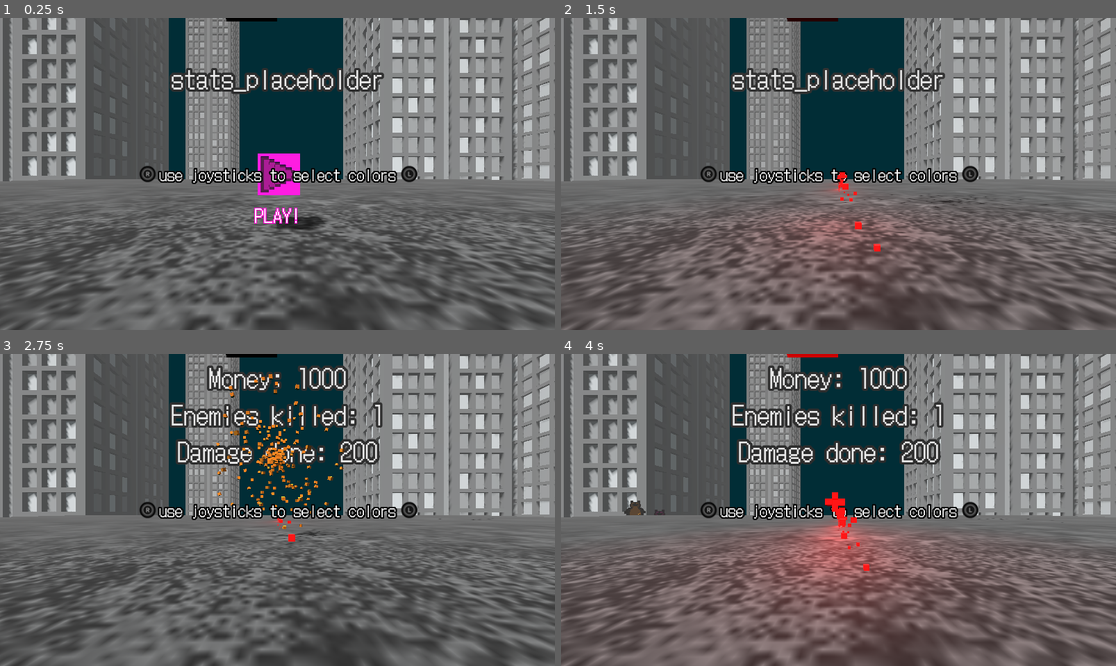
Above: before the commit, frames 1-4 (two rows, left to right).
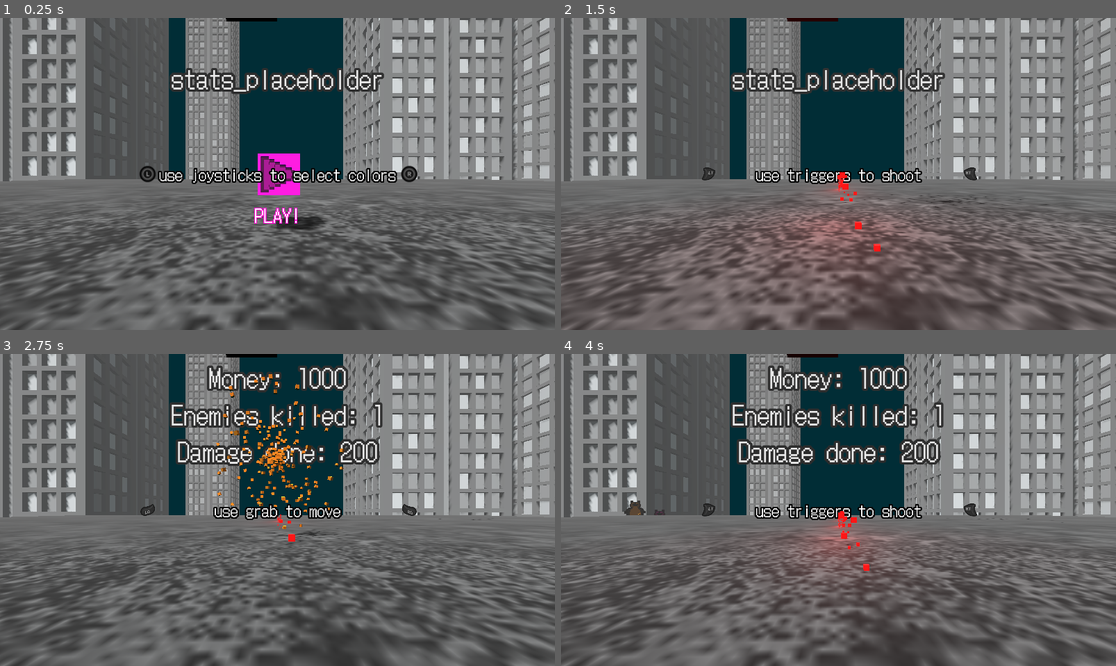
Above: after the commit, the same moments.

Repository: Majsek/Project_BC
Game: Godot game, scene res://scenes/world.tscn
Two runs of this game, one before a commit and one after it. Both use one fixed random seed, a clock stepped at 60 frames per second and the inputs below.
Inputs:
- Up to frame 1 (0.25 s): no input
- Up to frame 2 (1.5 s): tap Enter (ui_accept) at 0.5, 0.6, 0.77, 1.07, 1.35 s; hold Right (ui_right) 0.53-1.28 s; hold Down (ui_down) from 1.28 s (still down)
- Up to frame 3 (2.75 s): tap Enter (ui_accept) at 1.52, 1.82, 2.1 s; release Down (ui_down) at 2.03 s; hold Right (ui_right) from 2.03 s (still down)
- Up to frame 4 (4 s): release Right (ui_right) at 2.78 s; hold Up (ui_up) 2.78-3.53 s; tap Enter (ui_accept) at 2.85, 3.02, 3.32, 3.6, 3.77 s; hold Left (ui_left) from 3.53 s (still down)

The runs differ from the first frame. In frame 1, less than 0.1% of the frame differs, in the area x 26-75%, y 49-51%; in frame 2, 1.4%; in frame 3, 1.4%; in frame 4, 6.7%, in the area x 25-76%, y 0-84%.

Commit message:
fixing bugs, tutorial enhanced

Diff:
--- a/scenes/player.tscn
+++ b/scenes/player.tscn
@@ -1,8 +1,9 @@
-[gd_scene load_steps=22 format=3 uid="uid://c3donwdgn1s38"]
+[gd_scene load_steps=23 format=3 uid="uid://c3donwdgn1s38"]
 
 [ext_resource type="Script" path="res://scripts/player.gd" id="1_87gty"]
 [ext_resource type="Script" path="res://scripts/right_hand.gd" id="2_5nyhh"]
 [ext_resource type="FontFile" uid="uid://xgy32fq5inad" path="res://DotGothic16-Regular.ttf" id="2_a336u"]
+[ext_resource type="Script" path="res://scenes/tutorial.gd" id="3_tal38"]
 [ext_resource type="Texture2D" uid="uid://biw4o68c30nvl" path="res://vr_prompts/Oculus/Oculus_Right_Stick.png" id="3_xt6ms"]
 [ext_resource type="Texture2D" uid="uid://ciqoolac1kv0c" path="res://vr_prompts/Oculus/Oculus_Left_Stick.png" id="4_hnhks"]
 [ext_resource type="Script" path="res://scripts/left_hand.gd" id="4_m5svs"]
@@ -88,19 +89,20 @@
 
 [node name="XRCamera3D" type="XRCamera3D" parent="XROrigin3D"]
 
-[node name="Label3D" type="Label3D" parent="XROrigin3D/XRCamera3D"]
+[node name="tutorial" type="Label3D" parent="XROrigin3D/XRCamera3D"]
 transform = Transform3D(0.745, 0, 0, 0, 0.745, 0, 0, 0, 0.745, 0, 0, -1.22682)
 pixel_size = 0.002
 text = "use joysticks to select colors"
 font = ExtResource("2_a336u")
 font_size = 64
 outline_size = 24
+script = ExtResource("3_tal38")
 
-[node name="Sprite3D" type="Sprite3D" parent="XROrigin3D/XRCamera3D/Label3D"]
+[node name="Sprite3D" type="Sprite3D" parent="XROrigin3D/XRCamera3D/tutorial"]
 transform = Transform3D(0.145, 0, 0, 0, 0.145, 0, 0, 0, 0.145, -1.05208, 0, 0)
 texture = ExtResource("3_xt6ms")
 
-[node name="Sprite3D2" type="Sprite3D" parent="XROrigin3D/XRCamera3D/Label3D"]
+[node name="Sprite3D2" type="Sprite3D" parent="XROrigin3D/XRCamera3D/tutorial"]
 transform = Transform3D(0.145, 0, 0, 0, 0.145, 0, 0, 0, 0.145, 1.06778, 0, 0)
 texture = ExtResource("4_hnhks")
 
--- /dev/null
+++ b/scenes/tutorial.gd
@@ -0,0 +1,29 @@
+extends Label3D
+
+var tutorial_ : int = 0:
+	set(value):
+		tutorial_ = value
+		redraw()
+
+func _ready():
+	redraw()
+
+func redraw():
+	print("Tut")
+	print(tutorial_)
+	match tutorial_:
+		0:
+			self.visible = true
+			text = "use joysticks to select colors"
+			$Sprite3D.texture = preload("res://vr_prompts/Oculus/Oculus_Left_Stick.png")
+			$Sprite3D2.texture = preload("res://vr_prompts/Oculus/Oculus_Right_Stick.png")
+		1:
+			text = "use triggers to shoot"
+			$Sprite3D.texture = preload("res://vr_prompts/Oculus/Oculus_LT.png")
+			$Sprite3D2.texture = preload("res://vr_prompts/Oculus/Oculus_RT.png")
+		2:
+			text = "use grab to move"
+			$Sprite3D.texture = preload("res://vr_prompts/Oculus/Oculus_Left_Grab.png")
+			$Sprite3D2.texture = preload("res://vr_prompts/Oculus/Oculus_Right_Grab.png")
+		_:
+			self.visible = false
--- a/scripts/hand.gd
+++ b/scripts/hand.gd
@@ -29,10 +29,18 @@
 		if is_right_hand_:
 			shoot()
 
+
 	#TEST rapid fire
 	if Input.is_action_just_pressed("ui_left") != false:
 		if is_right_hand_:
-			rapid_fire()
+			player_.tutorial_.tutorial_ -= 1
+		#if is_right_hand_:
+			#rapid_fire()
+
+	#TEST rapid fire
+	if Input.is_action_just_pressed("ui_right") != false:
+		if is_right_hand_:
+			player_.tutorial_.tutorial_ += 1
 
 	#TEST R restart
 	if Input.is_action_just_pressed("restart") != false:
@@ -41,13 +49,19 @@
 
 #INPUTS
 func _on_button_pressed(name):
+	if !self.visible:
+		return
 	match name:
 		"trigger_click":
 			shoot()
+			if player_.tutorial_.tutorial_ == 1:
+				player_.tutorial_.tutorial_ = 2
 
 		"grip_click":
 			grabbing_ = true
 			player_.check_grab()
+			if player_.tutorial_.tutorial_ == 2:
+				player_.tutorial_.tutorial_ = 3
 
 		"by_button":
 			if !is_right_hand_:
@@ -63,9 +77,8 @@
 func _on_button_released(name):
 	match name:
 		"grip_click":
-				grabbing_ = false
-				player_.check_grab()
-
+			grabbing_ = false
+			player_.check_grab()
 
 #COLOR SELECTION
 func _on_input_vector_2_changed(name, value):
@@ -94,6 +107,9 @@
 				$hue_ring/node_to_be_rotated.rotation_degrees.y = -angle_degrees
 				color_ = Color.from_hsv(mapped_value, 1.0, 1.0, 1.0)
 
+				if player_.tutorial_.tutorial_ == 0:
+						player_.tutorial_.tutorial_ = 1
+
 #SHOOT from a gun
 func shoot() -> void:
 	var projectile : Node = projectile_.instantiate()
@@ -101,9 +117,9 @@
 	var angle = get_rotation().y
 	angle += deg_to_rad(90)
 	var shoot_direction = Vector3(cos(angle), get_rotation().x, sin(angle) * -1)
-	print("ddddddddddddddddddddddddddddddd")
-	print(get_rotation().x)
-	print(rad_to_deg(get_rotation().x))
+	#print("ddddddddddddddddddddddddddddddd")
+	#print(get_rotation().x)
+	#print(rad_to_deg(get_rotation().x))
 	projectile.init(shoot_direction, get_rotation(), color_)
 	projectile.set_position(get_position()+get_parent().get_parent().get_position())
 #	projectile.set_rotation_degrees(get_rotation_degrees())
--- a/scripts/player.gd
+++ b/scripts/player.gd
@@ -9,7 +9,7 @@
 		lives_ = value
 		if lives_ > 3:
 			lives_ = 3
-		if lives_ <= 0:
+		elif lives_ <= 0:
 			death_anim()
 		else:
 			decrease_lives_anim()
@@ -18,10 +18,10 @@
 var grabbing_ : bool = false
 var first_grabbing_hand_ : XRController3D
 
-
 @onready var main_ : Node3D = $"/root/world"
 @onready var right_hand_ : XRController3D = $XROrigin3D/right_hand
 @onready var left_hand_ : XRController3D = $XROrigin3D/left_hand
+@onready var tutorial_ : Label3D = $XROrigin3D/XRCamera3D/tutorial
 
 var anim_player_ : AnimationPlayer
 
@@ -62,6 +62,11 @@
 	right_hand_.visible = false
 	left_hand_.visible = false
 
+	right_hand_.grabbing_ = false
+	left_hand_.grabbing_ = false
+
+	self.collision_layer = 0
+	self.collision_mask = 0
 	main_.stop_game()
 
 #NOTE: ono to asi neumí bejt interpolovaný a animovaný vůbec, jen po kouscích si to můžu vlastně jakoby animovat sám, musím to nějak vyladit, jestli vůbec chci mít emission, nebo nn
